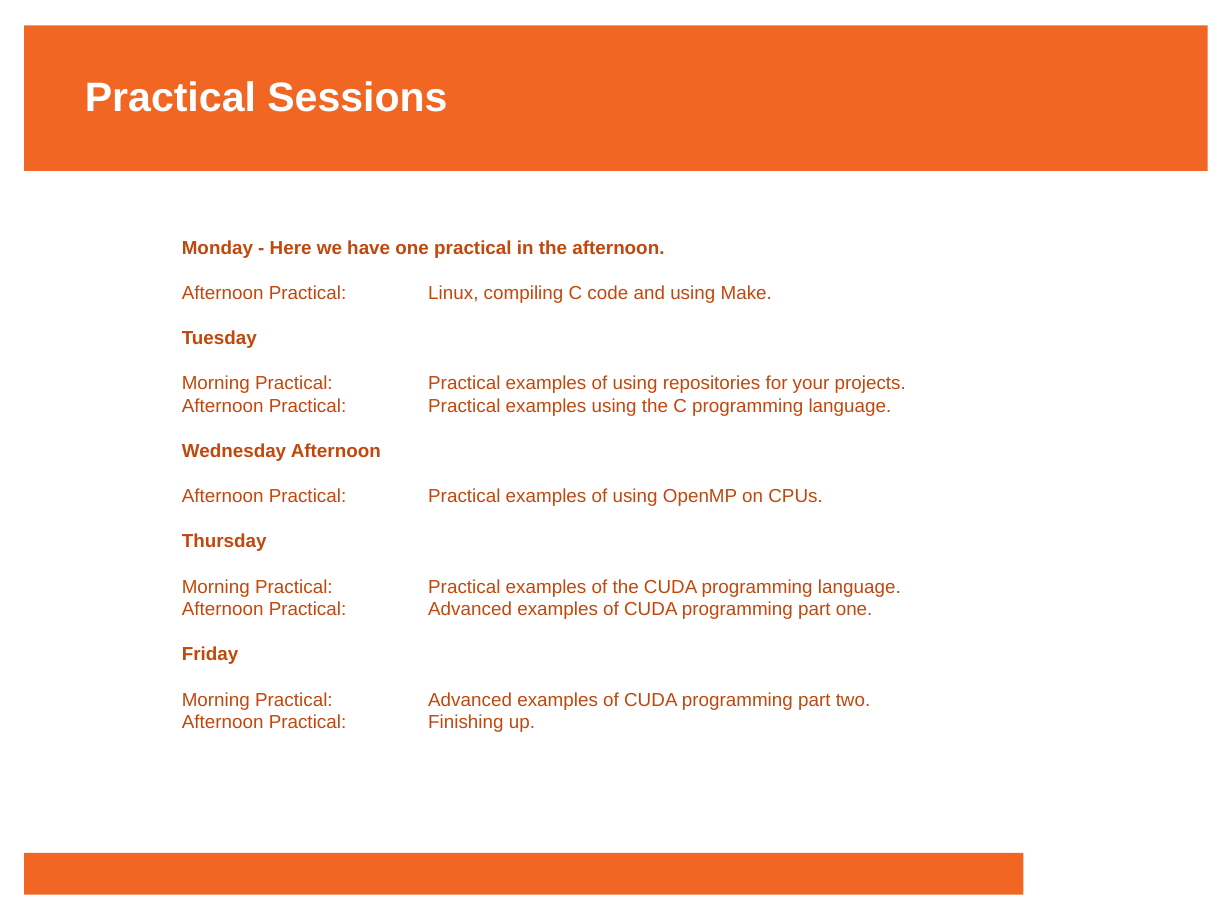
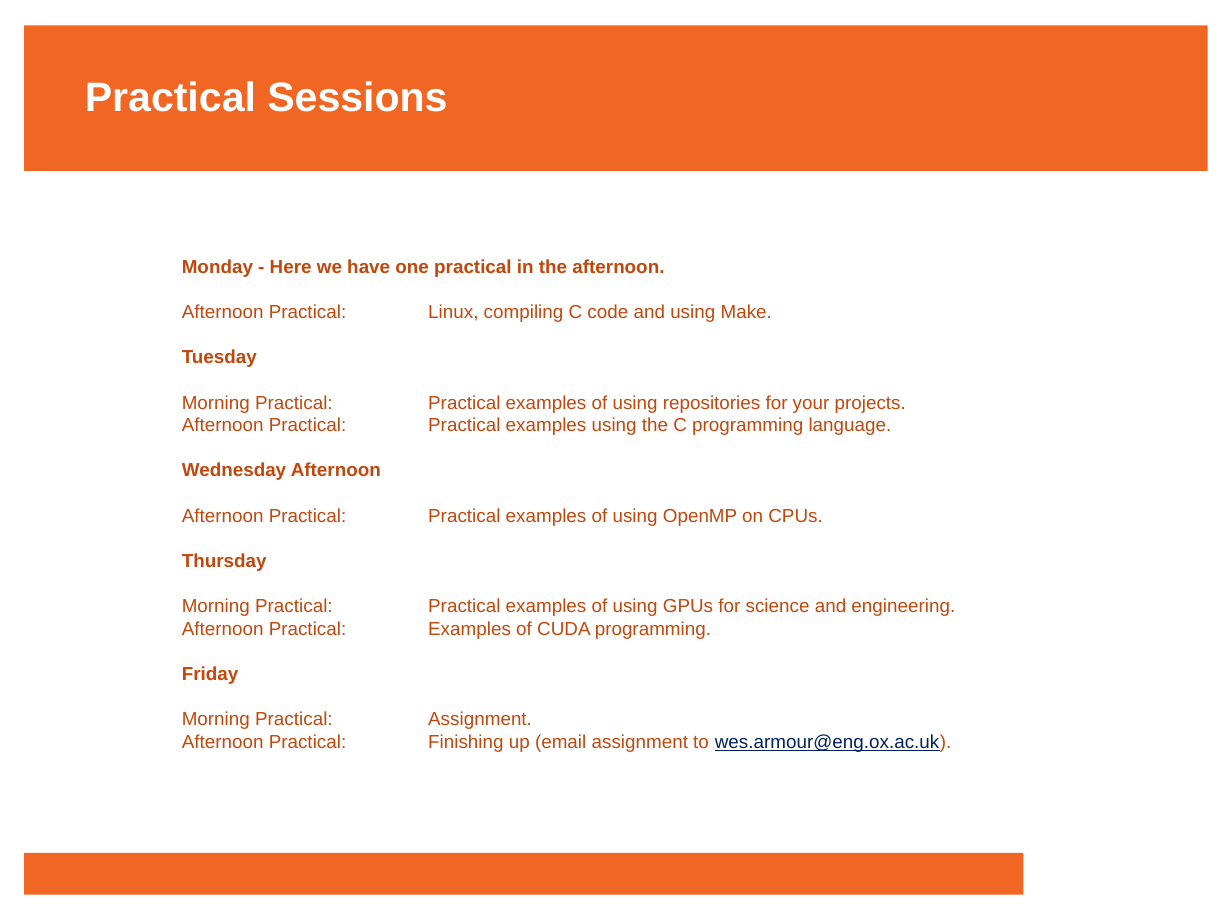
Before and after one commit to francisjudd/CWM-HPC, a slide deck: slide 5 of lectures/pptx/0_Introduction.pptx. Drawn at 1232x924 pixels with LibreOffice and Linux fonts; fonts in the diff are those of the drawing; background and template pictures are left out. Boxes give left, top, right and bottom in pixels: in the first picture for what was removed or moved away, otherwise in the second. Text is boxed around its words. In the diff, an @@ line names an element or a change of style, - is before the commit and + after.

Commit message:
Updated intro with assignment details

```diff
--- a/lectures/pptx/0_Introduction.pptx
+++ b/lectures/pptx/0_Introduction.pptx
@@ text "Monday - Here we have ...": place and size @@
-text "Monday - Here we have ..." at box(182, 240, 906, 732)
+text "Monday - Here we have ..." at box(182, 259, 955, 752)
@@ text at box(182, 598, 955, 639): text changed @@
-Morning Practical: Practical examples of the CUDA programming language.
-Afternoon Practical: Advanced examples of CUDA programming part one.
+Morning Practical: Practical examples of using GPUs for science and engineering.
+Afternoon Practical: Examples of CUDA programming.
@@ text at box(182, 711, 951, 752): text changed @@
-Morning Practical: Advanced examples of CUDA programming part two.
-Afternoon Practical: Finishing up.
+Morning Practical: Assignment.
+Afternoon Practical: Finishing up (email assignment to wes.armour@eng.ox.ac.uk).
```
Also in this commit, not shown: 1 other slide changed, 1 slide added, 1 other file.
